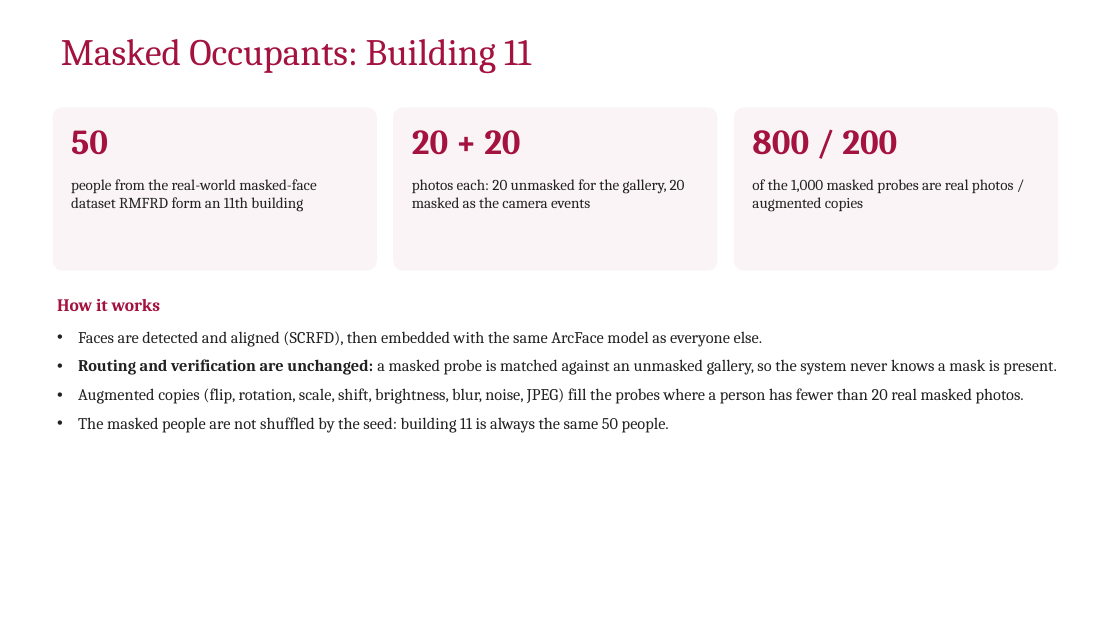
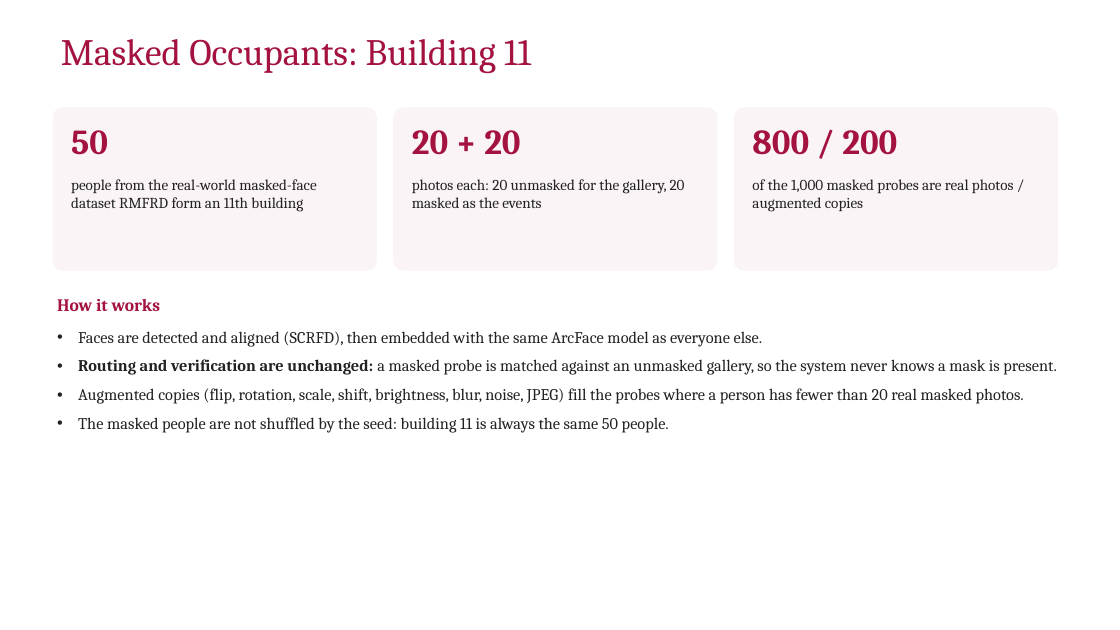
Before and after one commit to yadhu-vipin/Occupant_Tracking_v2, a slide deck: slide 14 of final_review/S7_Final_Review_Group_C3.pptx. Drawn at 1120x630 pixels with LibreOffice and Linux fonts; fonts in the diff are those of the drawing; background and template pictures are left out. Boxes give left, top, right and bottom in pixels: in the first picture for what was removed or moved away, otherwise in the second. Text is boxed around its words. In the diff, an @@ line names an element or a change of style, - is before the commit and + after.

Commit message:
docs: deck slides 10-30 follow the same rules (sensor-neutral, no class-teacher wording, no result values before the results slides); new results slide for explanations and Bloom filters

```diff
--- a/final_review/S7_Final_Review_Group_C3.pptx
+++ b/final_review/S7_Final_Review_Group_C3.pptx
@@ text at (x1=412, y1=179, x2=685, y2=208): text changed @@
-photos each: 20 unmasked for the gallery, 20 masked as the camera events
+photos each: 20 unmasked for the gallery, 20 masked as the events
```
Also in this commit, not shown: 8 other slides changed, 1 slide added.
